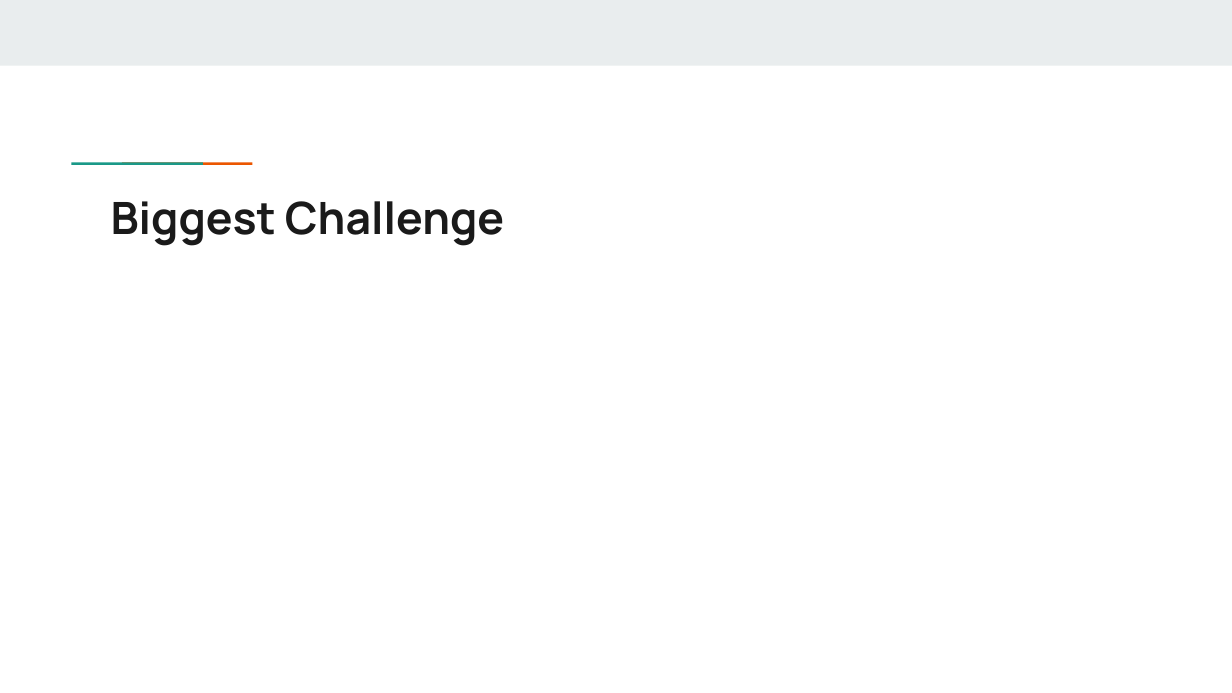
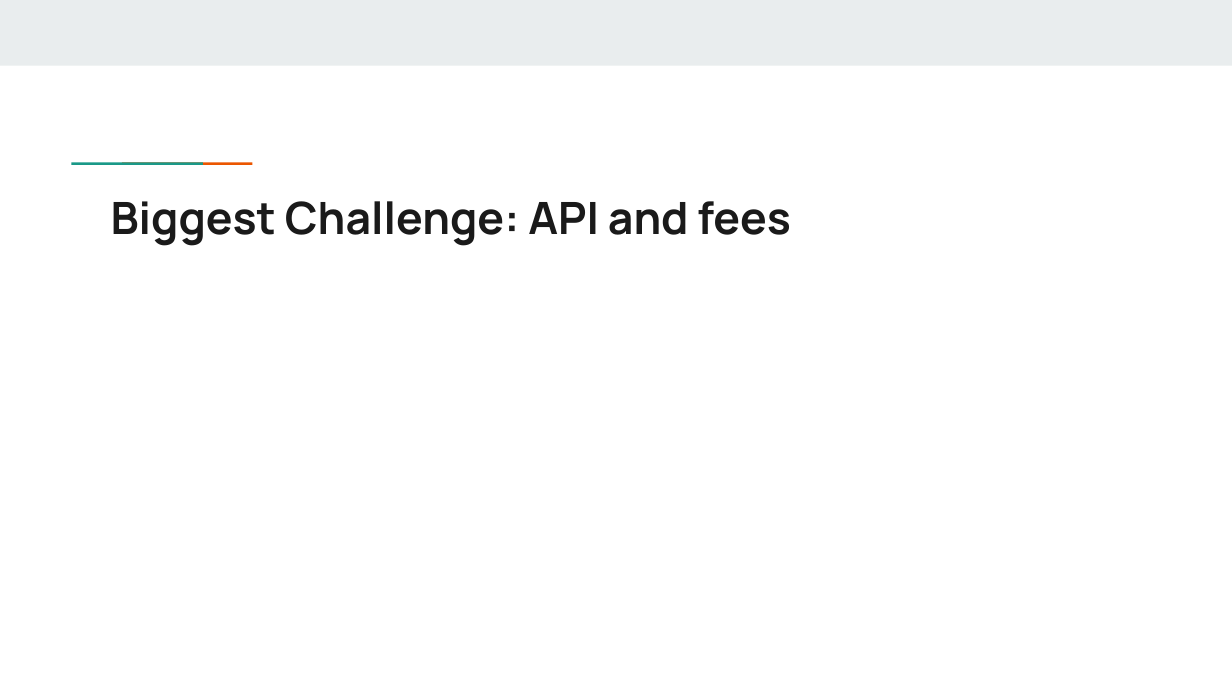
Before and after one commit to JViehman/NationalParks, a slide deck: slide 5 of Presentations/Presentation04.pptx. Drawn at 1232x693 pixels with LibreOffice and Linux fonts; fonts in the diff are those of the drawing. Boxes give left, top, right and bottom in pixels: in the first picture for what was removed or moved away, otherwise in the second. Text is boxed around its words. In the diff, an @@ line names an element or a change of style, - is before the commit and + after.

```diff
--- a/Presentations/Presentation04.pptx
+++ b/Presentations/Presentation04.pptx
@@ title at (x1=111, y1=201, x2=791, y2=246): text changed @@
-Biggest Challenge
+Biggest Challenge: API and fees
```
Also in this commit, not shown: 5 other slides changed.
